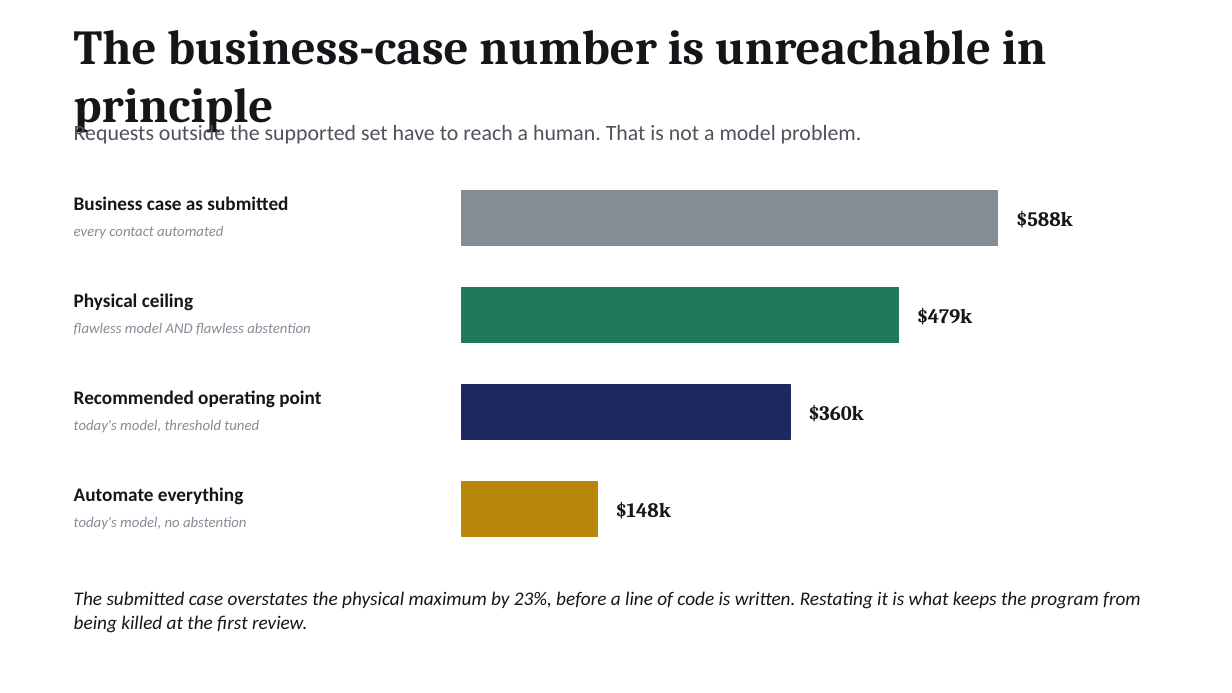
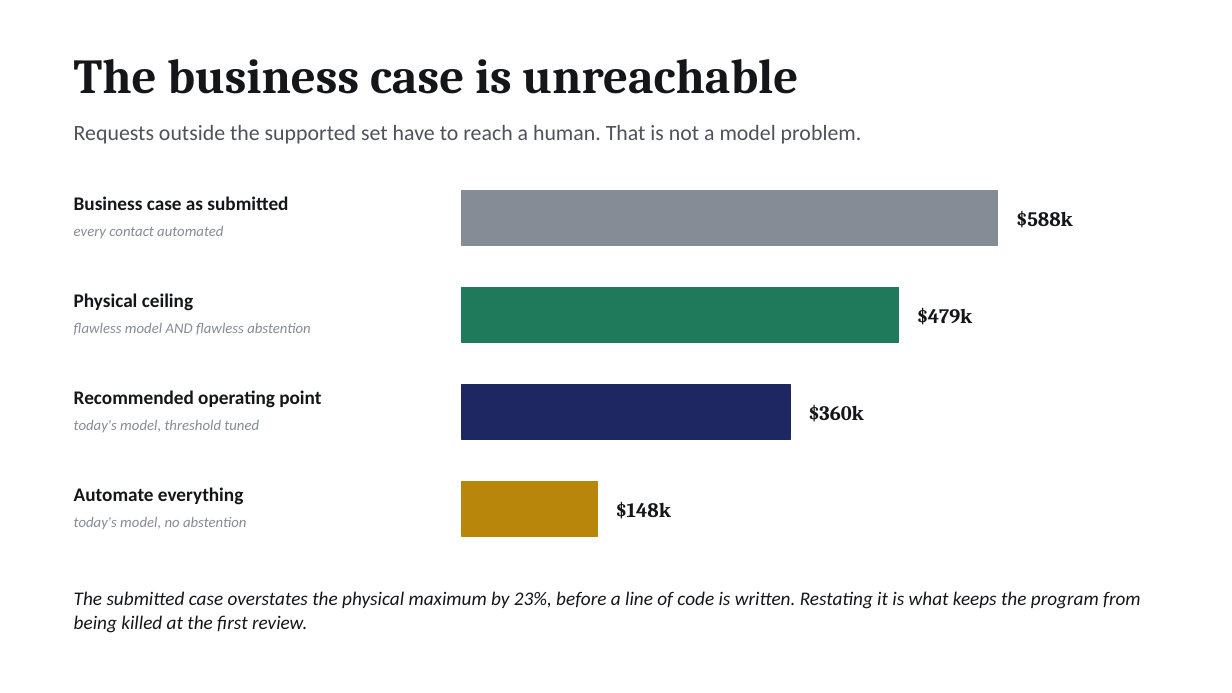
Before and after one commit to paytonnguyen-creator/ecommerce-customer-retention-analysis, a slide deck: slide 5 of ai-support-automation/docs/ai-support-automation-executive-deck.pptx. Drawn at 1232x693 pixels with LibreOffice and Linux fonts; fonts in the diff are those of the drawing. Boxes give left, top, right and bottom in pixels: in the first picture for what was removed or moved away, otherwise in the second. Text is boxed around its words. In the diff, an @@ line names an element or a change of style, - is before the commit and + after.

```diff
--- a/ai-support-automation/docs/ai-support-automation-executive-deck.pptx
+++ b/ai-support-automation/docs/ai-support-automation-executive-deck.pptx
@@ text at box(74, 59, 798, 94): text changed @@
-The business-case number is unreachable in principle
+The business case is unreachable
```
Also in this commit, not shown: 2 other slides changed, 10 other files.
